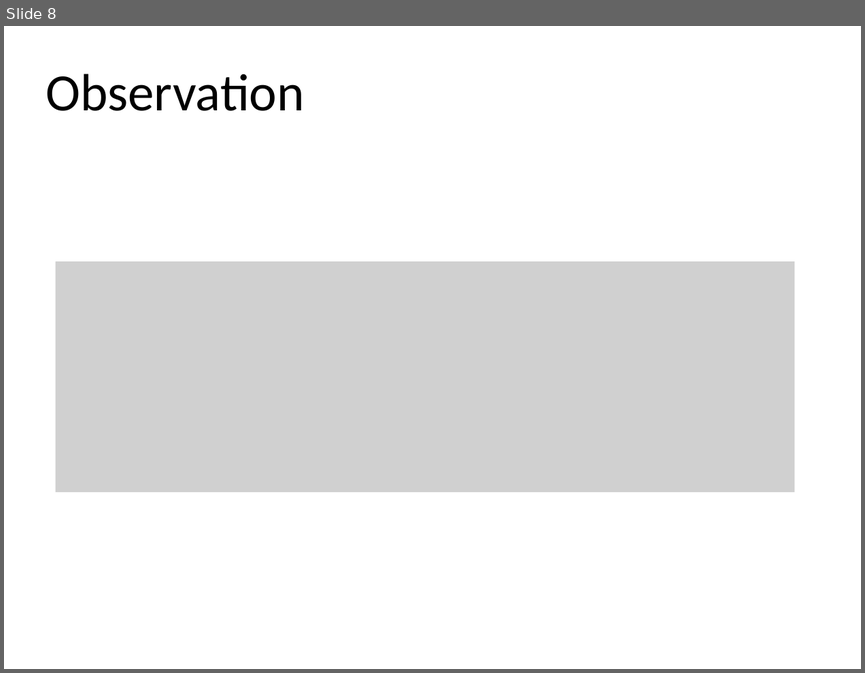
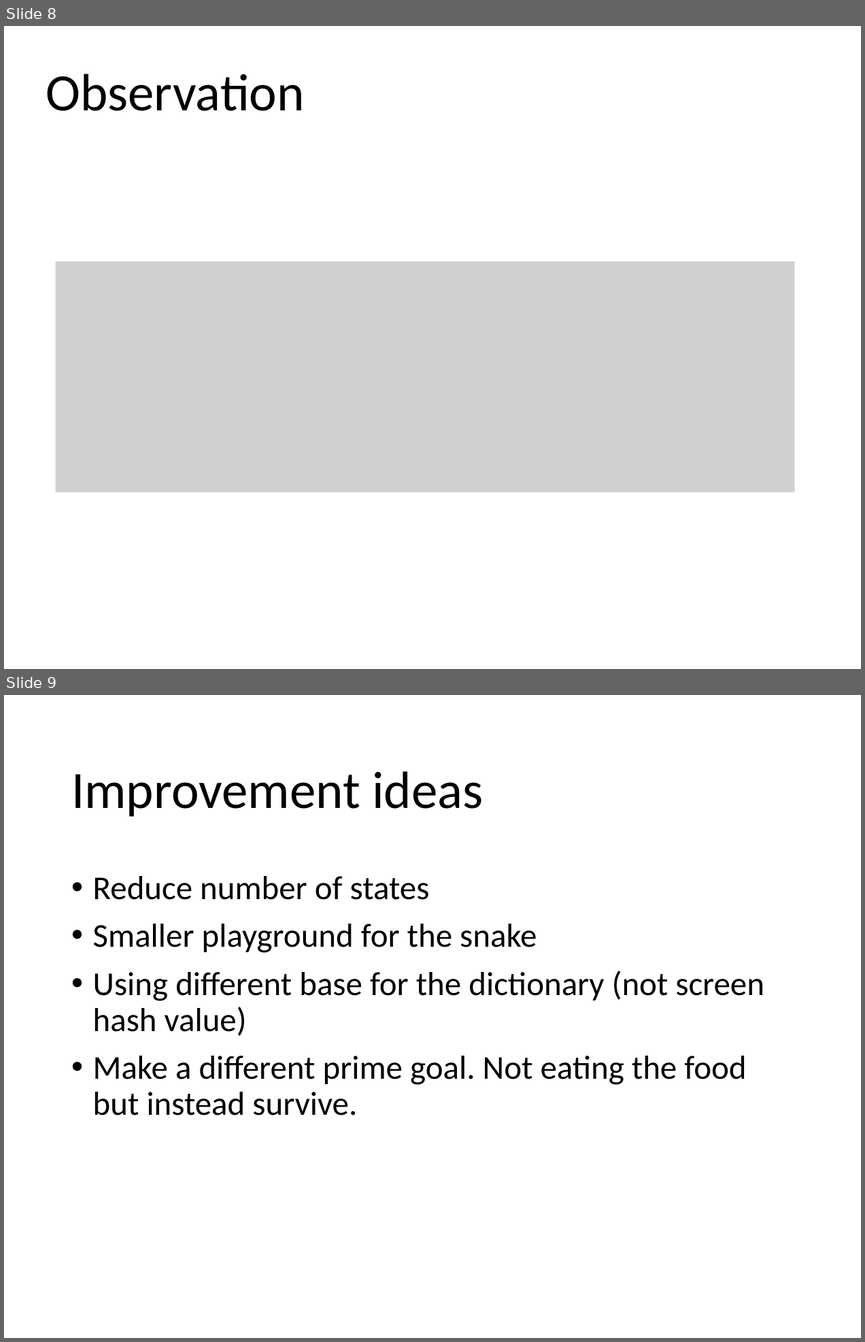
Before and after one commit to antonbulat/SnakeProject, a slide deck: Abgabe_04/Snake.pptx. Shown one above the other, each under a label of ours: slide 8 before the commit, slides 8 and 9 after it. The pictures are 865x673 and 865x1342 pixels, drawn with LibreOffice and Linux fonts; fonts in the diff are those of the drawing; grey boxes stand for pictures. Boxes give left, top, right and bottom in pixels: in the first picture for what was removed or moved away, otherwise in the second. Text is boxed around its words. In the diff, an @@ line names an element or a change of style, - is before the commit and + after.

Commit message:
"Improvement Ideas" Folie hinzugefügt.

```diff
--- a/Abgabe_04/Snake.pptx
+++ b/Abgabe_04/Snake.pptx
@@ slide 9 added at box(4, 695, 861, 1338), background #FFFFFF @@
@@ title added at box(71, 771, 483, 817), 44 pt, text #000000 @@
+Improvement ideas
@@ text added at box(93, 876, 764, 1115), 28 pt, text #000000 @@
+• Reduce number of states
+• Smaller playground for the snake
+• Using different base for the dictionary (not screen hash value)
+• Make a different prime goal. Not eating the food but instead survive.
```
Also in this commit, not shown: 1 slide changed.
